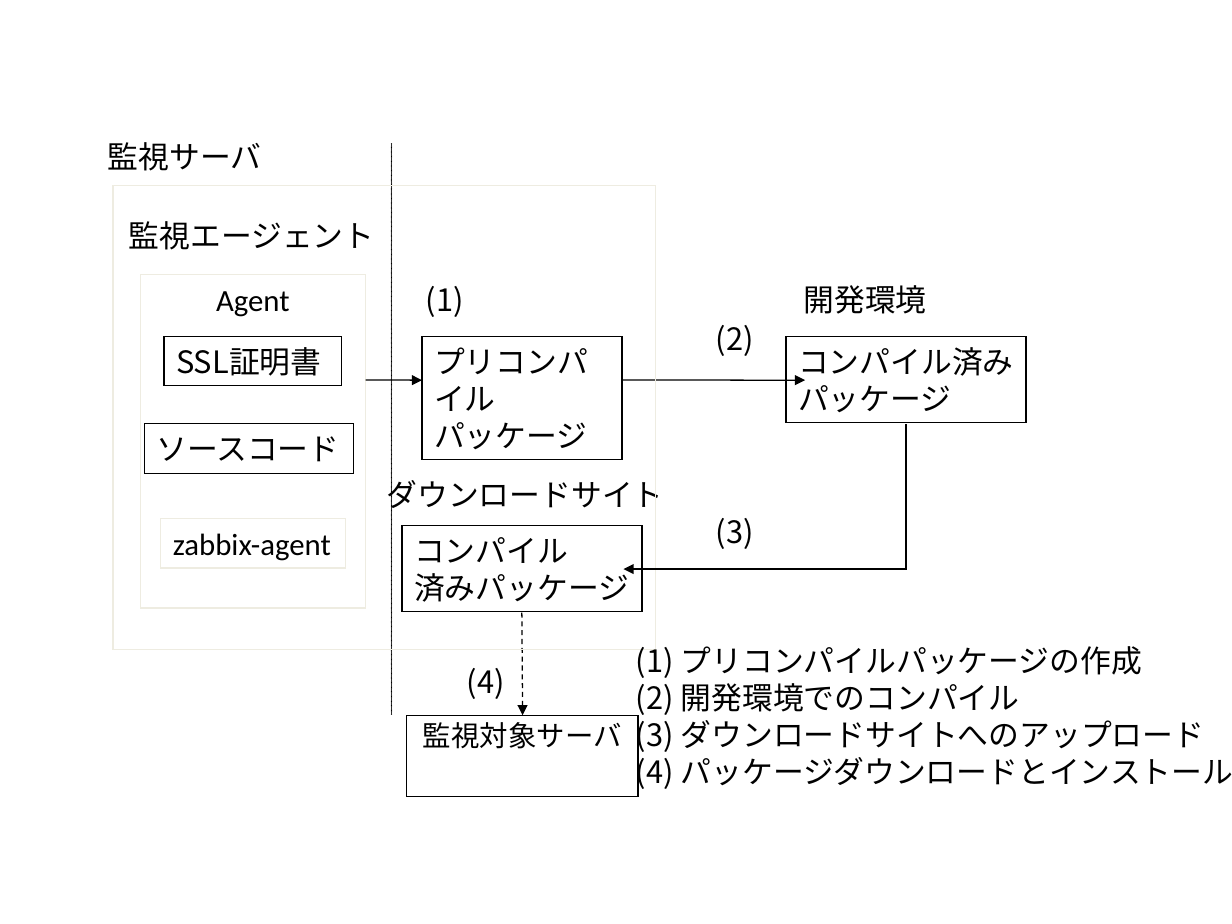
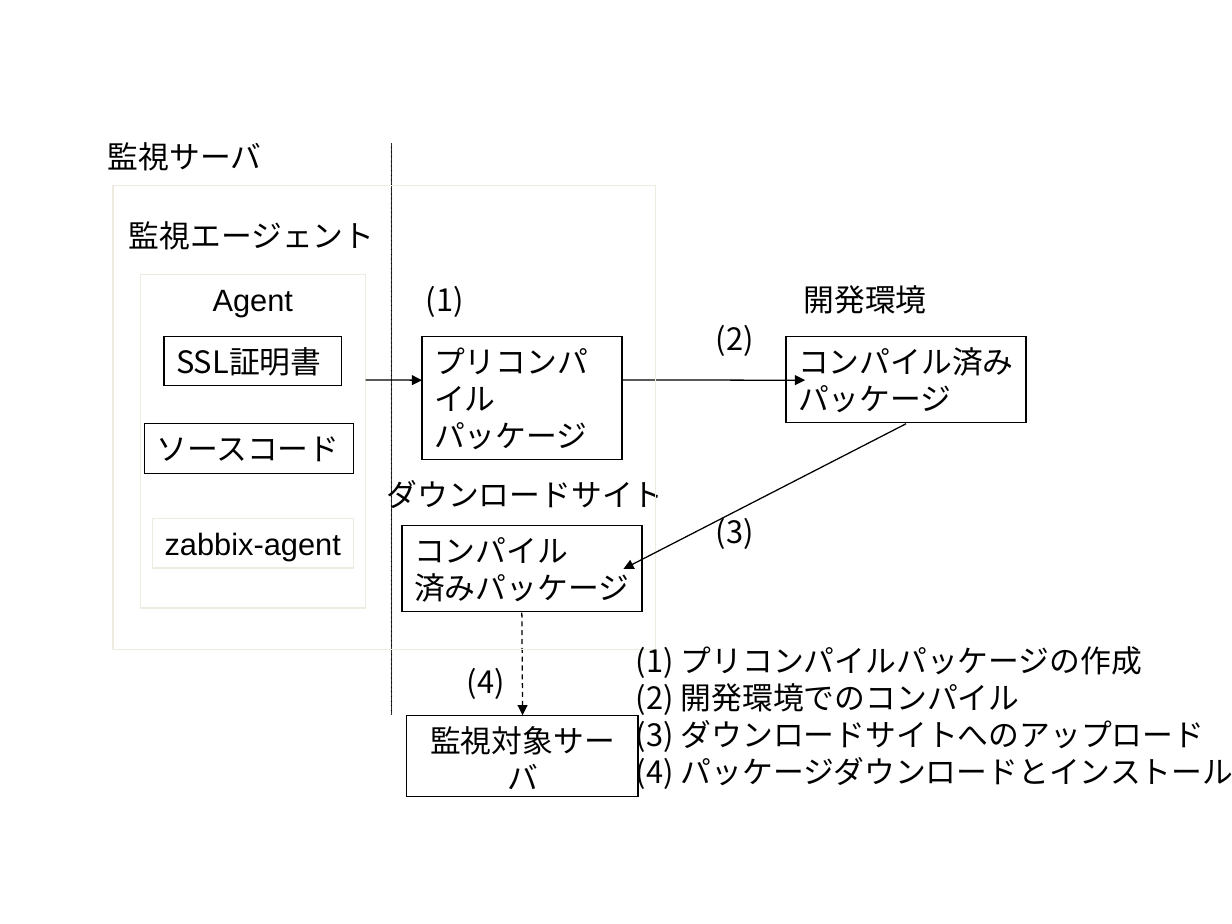
Before and after one commit to getperf/getperf, a slide deck: slide 12 of docs/ja/sphinx-doc/misc/figure_jp.ppt. Drawn at 1232x924 pixels with LibreOffice and Linux fonts; fonts in the diff are those of the drawing. Boxes give left, top, right and bottom in pixels: in the first picture for what was removed or moved away, otherwise in the second. Text is boxed around its words. In the diff, an @@ line names an element or a change of style, - is before the commit and + after.

```diff
--- a/docs/ja/sphinx-doc/misc/figure_jp.ppt
+++ b/docs/ja/sphinx-doc/misc/figure_jp.ppt
@@ elbow arrow (906, 424) - (623, 569): elbow arrow to arrow; route changed @@
@@ font Calibri to Arial in 4 elements at bbox=[140, 275, 366, 609], bbox=[786, 336, 1026, 423], bbox=[402, 525, 642, 611], bbox=[153, 519, 354, 568] @@
@@ rectangle "zabbix-agent": place and size @@
-rectangle "zabbix-agent" at bbox=[160, 519, 345, 568]
+rectangle "zabbix-agent" at bbox=[153, 519, 354, 568]
@@ rectangle "監視対象サーバ" at bbox=[407, 716, 638, 797]: size 16.6 to 18 pt, font Calibri to Arial; line spacing 0.9 to 1 @@
```
Also in this commit, not shown: 13 other slides changed, 3 slides added, 5 other files.
